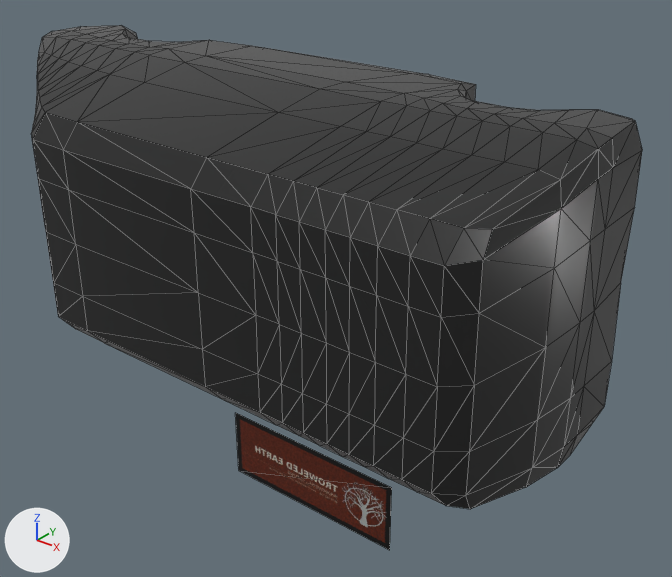
What one commit did to the glTF model assets/tem_van.glb.
One viewpoint serves both versions: a 50 mm camera at (5.13, -5.19, 4.19) aimed at (0.42, 0.7, 0.54). Lighting does not change. The marker at lower left points along +X, +Y and +Z. The older version comes first. Mesh edges are drawn as thin lines. Vertices at exactly the same position are counted once.

Objects in the first picture: 'Object_14', 'wrap_decal'.
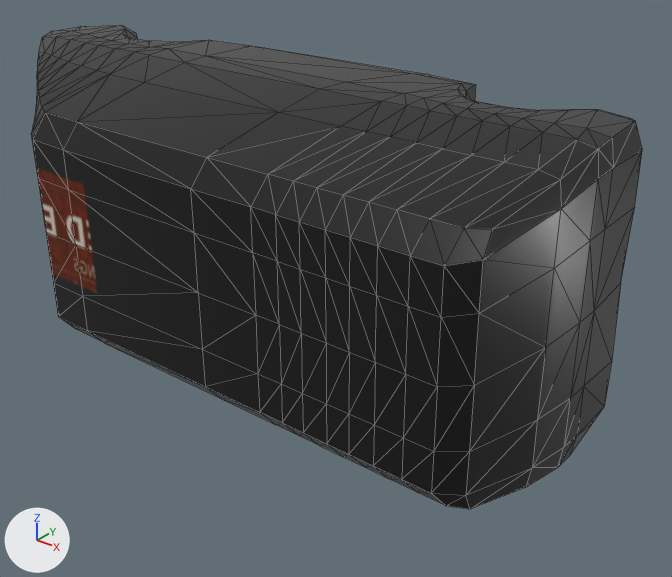
Edits to the scene script, one JSON object a line:
```json
{"op": "add", "block": "img_van_baked", "code": ["img_van_baked = load_image('van_baked', '_unpacked/van_baked', 2048, 2048, 'sRGB')"]}
{"op": "add", "block": "mat_van_final", "code": ["mat_van_final = principled_material('van_final')", "mat_van_final.texture = img_van_baked", "mat_van_final.metallic = 0.5", "mat_van_final.roughness = 0.25"]}
{"block": "me_object_12", "where": "me_object_12.from_pydata(...)  # 457 vertices, 910 faces; spans x -2.95..2.95, y -1.12..1.12, z 0.0..2.51"}
{"block": "me_object_12", "where": "# used by ob_object_14; location = (0.0, 0.0, 0.0)"}
{"op": "remove", "block": "me_object_12", "code": "me_object_12.materials.append(mat_van_body)  # dark grey #383838"}
{"block": "me_object_12", "change": "me_object_12 part 1: texture (UV) coordinates of 910 of 910 faces, centred in x -2.94..2.95, y -1.12..1.12, z 0.0..2.51, changed; they spanned u 0.0..1.0, v 0.05..1.0 and now span u 0.01..0.99, v 0.01..0.99"}
{"op": "add", "block": "me_object_12", "code": "me_object_12.materials.append(mat_van_final)  # picture img_van_baked"}
{"op": "remove", "block": "ob_wrap_decal", "code": ["ob_wrap_decal = bpy.data.objects.new('wrap_decal', me_wrap_decal)", "ob_wrap_decal.location = (0.0, 0.0, 0.0)"]}
```

Boxes (x1, y1, x2, y2) around the edits, measured in the pictures (672 x 577 px):
```json
{"object": "Object_14", "change": "recoloured, surface changed", "before": [32, 111, 642, 486], "after": [32, 111, 642, 486]}
{"object": "wrap_decal", "change": "deleted", "before": [235, 413, 392, 550], "on screen": "red"}
{"part": 1, "of": "me_object_12", "change": "surface changed", "before": [36, 167, 600, 327], "after": [36, 167, 600, 327]}
```
